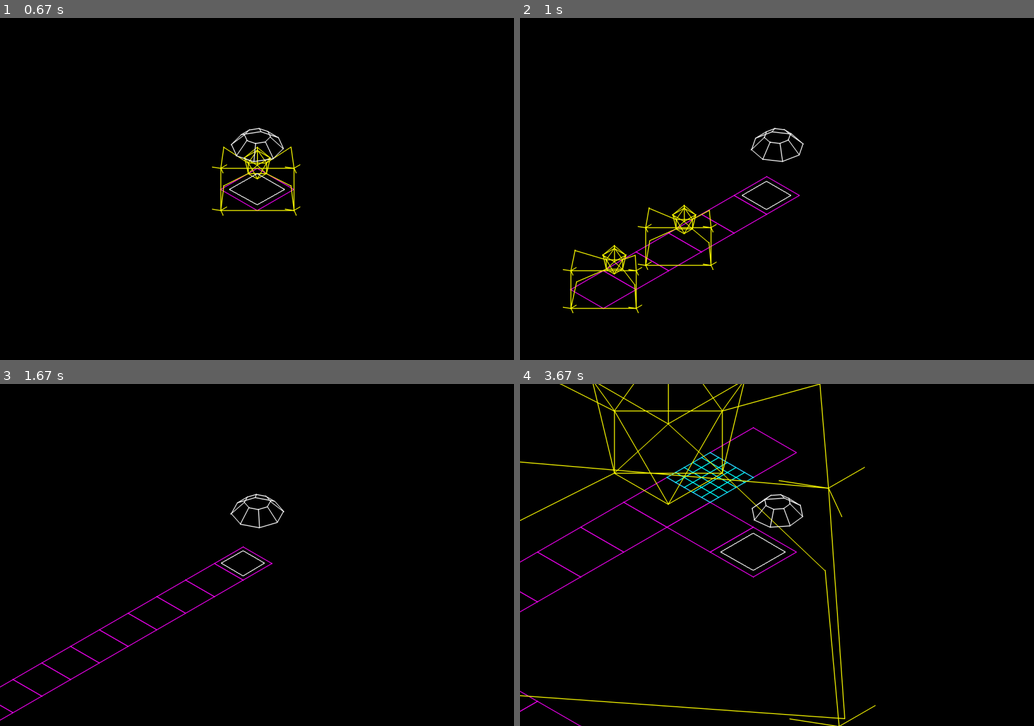
Above: before the commit, frames 1-4 (two rows, left to right).
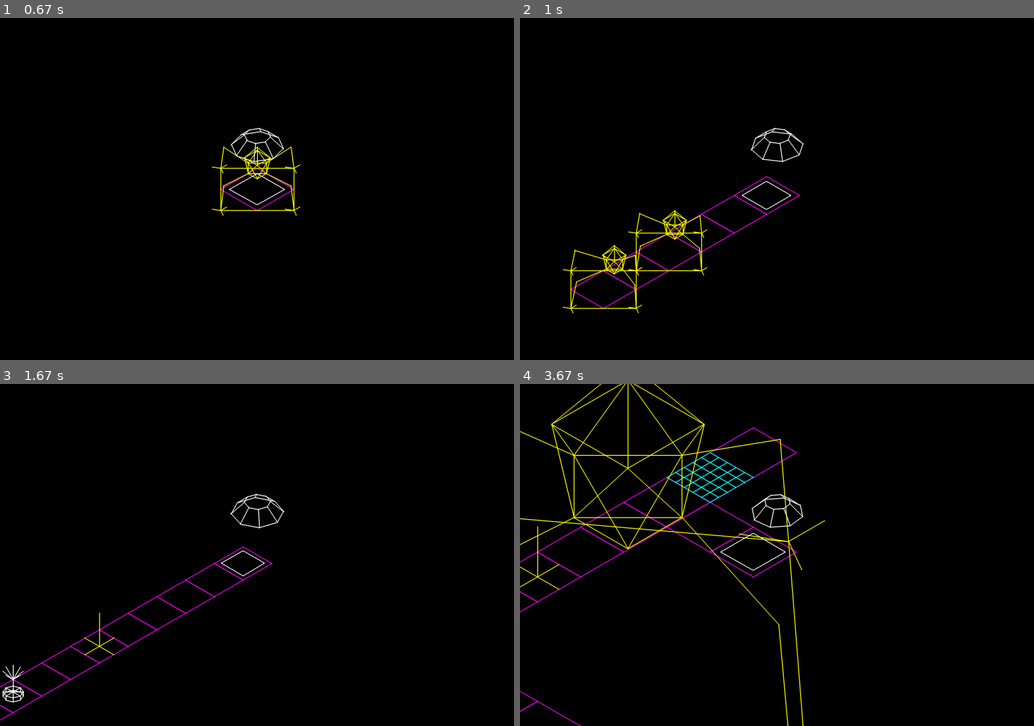
Above: after the commit, the same moments.

Repository: MathewKJ2048/pygame-jam-spring-2025
Game: pygame game, started from src/main.py
The game is run twice, just before and just after one commit, with the same random seed, the same clock (stepped at 60 frames per second) and the same inputs.
Inputs:
- Up to frame 1 (0.67 s): tap B at 0.33 s
- Up to frame 2 (1 s): hold T from 0.67 s (still down); hold Right from 0.67 s (still down); tap B at 0.82 s
- Up to frame 3 (1.67 s): release T at 1.13 s; release Right at 1.13 s; hold T 1.17-1.63 s; hold Right 1.17-1.63 s; tap E at 1.32 s
- Up to frame 4 (3.67 s): hold Right 1.67-2.13 s; tap S at 1.82, 3.15 s; hold Up 2.17-2.47 s; tap B at 2.32 s; hold Right 2.5-2.97 s; tap E at 2.65 s; hold Left 3-3.53 s; hold Down from 3.57 s (still down)

Frame 1 is identical in both runs. In frame 2, 0.9% of the frame differs, in the area x 21-39%, y 54-76%; in frame 3, 0.3%; in frame 4, 4.7%, in the area x 0-70%, y 0-100%.

Commit message:
bug fix for object placement, code for connections and ports

Diff:
--- a/src/bug.py
+++ b/src/bug.py
@@ -58,8 +58,6 @@
 			opp = (i+self.N//2)%self.N
 			L = (self.BASE[i] - self.leg_positions_relative[i]).length()
 			alright = 1.1*L<self.L1+self.L2
-			assert type(alright)==bool
-			log("alright"+str(i),str(alright))
 			if (nb1 not in movement and nb2 not in movement and opp not in movement) or not alright:
 				movement.append(i)
 		return movement
--- a/src/engine.py
+++ b/src/engine.py
@@ -5,3 +5,5 @@
 	energy_rate = 1
 	def get_energy(dt):
 		return Engine.energy_rate*dt
+	def get_color(self):
+		return YELLOW
--- a/src/game.py
+++ b/src/game.py
@@ -2,6 +2,8 @@
 from builder import *
 from space import *
 from bug import *
+from engine import *
+from tower import *
 
 
 class Game:
@@ -14,6 +16,7 @@
 		self.camera_angle = math.pi/6
 		self.camera_level = 0
 		self.builder = Builder()
+		self.particles = []
 
 	def scale(self):
 		return SUBDIVISION**(self.camera_level)
@@ -25,14 +28,23 @@
 		self.init_space_at_builder()
 
 		for o in self.objects:
-			o.evolve(dt)
+			if type(o) in [Bug]:
+				o.evolve(dt)
 			if type(o)==Bug:
 				o.set_parent(self.get_current_space(o))
 
 		target = self.builder.level-1
 		self.camera_level = lerp_approach(self.camera_level,target,abs(self.camera_level-target),dt)
 		self.camera = self.builder.r.copy()
-		log("game level",self.camera_level)
+
+		num_types = {}
+		for o in self.objects:
+			key = str(type(o))
+			if key in num_types:
+				num_types[key]+=1
+			else:
+				num_types[key]=1
+		log("object-readout",str(num_types))
 
 	def exit(self):
 		self.running = False
@@ -53,19 +65,37 @@
 		space = self.get_current_space(self.builder)
 		if not space:
 			return
+		if not space.is_free():
+			return
 		space.subdivide()
 		for c in space.children:
 			self.spaces.append(c)
 
-	def place_bug(self):
+	def place_object(self,o):
 		space = self.get_current_space(self.builder)
 		if not space:
-			return
+			return False
+		if not space.is_free():
+			return False
+		o.r = space.r.copy()
+		o.set_parent(space)
+		space.children.append(o)
+		self.objects.append(o)
+		return True
+
+	def place_bug(self):
 		b = Bug()
-		b.r = self.builder.r.copy()
-		b.set_parent(space)
-		b.target = self.builder
-		self.objects.append(b)
+		if self.place_object(b):
+			b.target = self.builder
+
+
+	def place_engine(self):
+		e = Engine()
+		self.place_object(e)
+
+	def place_tower(self):
+		t = Tower()
+		self.place_object(t)
 
 
 	def builder_in_space(self):
--- a/src/main.py
+++ b/src/main.py
@@ -24,6 +24,10 @@
 					game.expand()
 				if event.key == pygame.K_b:
 					game.place_bug()
+				if event.key == pygame.K_e:
+					game.place_engine()
+				if event.key == pygame.K_t:
+					game.place_tower()
 
 		pressed_keys = pygame.key.get_pressed()
 		game.builder.v = Vector2(0,0)
@@ -38,8 +42,7 @@
 		if game.builder.v.length() > 0:
 			game.builder.v = game.builder.v.normalize()
 		game.builder.v*=VELOCITY
-		log("r",str(game.builder.r))
-		log("number of children",len(game.spaces))
+		log("number of spaces",len(game.spaces))
 
 		log("framerate:",round(1/dt))
 		game.evolve(dt)
--- a/src/object.py
+++ b/src/object.py
@@ -23,3 +23,63 @@
 class PlacedObject(GameObject):
 	def size(self):
 		return SUBDIVISION**(-self.level+1)
+
+class Port:
+	def __init__(self,parent,r):
+		self.parent = parent
+		self.r = r # position of port relative to parent
+		self.connection = None # reference to connected port
+	def get_r():
+		return self.parent.r+self.r*self.parent.size()
+	def is_free(self):
+		return self.connection == None
+	def connect(self,p):
+		p.connection = self
+		self.connection = p
+	def disconnect(self):
+		self.connection.connection = None
+		self.connection = None
+	def get_connected_object(self):
+		return self.connection.parent
+
+class PoweredObject(PlacedObject):
+	PORT_NUM = 4
+	def __init__(self):
+		super().__init__()
+		self.PORTS = [Port(Vector3(0,0,0)) for i in range(type(self).PORT_NUM)]
+
+	def get_connected_objects(self):
+		return [p.connection.parent for p in self.PORTS]
+
+	def get_free_ports(self):
+		fp = []
+		for p in self.ports:
+			if p.is_free():
+				fp.append(c)
+		return fp
+
+	def connect(self,o):
+		if o in self.get_connected_objects():
+			return False
+		fp_s = self.get_free_ports()
+		fp_o = o.get_free_ports()
+		if len(fp_o)==0 or len(fp_s)==0:
+			return False
+		def key(pp):
+			p1, p2 = pp
+			return (p1.get_r()-p2.get_r()).length()
+		# sort pairs of free ports by distance, extract closest pair
+		po, ps = [(pu,pv) for pu in fp_s for pv in fp_o].sort(key=key)[0]
+		po.connect(ps)
+		return True
+
+	def disconnect(self,o):
+		if o not in self.get_connected_objects():
+			return False
+		if self not in o.get_connected_objects():
+			return False
+		for pu in o.ports:
+			for pv in self.ports:
+				if pu.get_connected_object() == self and pv.get_connected_object() == o:
+					pu.disconnect(pv)
+					return True
--- a/src/space.py
+++ b/src/space.py
@@ -34,3 +34,9 @@
 				s.r = self.r - (I+J)*self.size()/2 + (I+J)*new_size/2 + i*I*new_size + j*J*new_size
 				self.children.append(s)
 		return True
+
+	def is_free(self):
+		for c in self.children:
+			if type(c)!=Space:
+				return False
+		return True
--- a/src/tower.py
+++ b/src/tower.py
@@ -1 +1,25 @@
 from conf import *
+from object import *
+
+class Tower(PlacedObject):
+	MAX_CONNECTIONS = 8
+	RANGE = 2
+	def get_lines(self):
+		tower_base = K3/8
+		tower_top = K3/2
+
+		n = Tower.MAX_CONNECTIONS
+		base = [unit_vector3(i*2*math.pi/n) for i in range(n)]
+		pedestal_low = [b/4 for b in base]
+		pedestal_high = [b/4+tower_base for b in base]
+		pedestal = [(pedestal_high[i],pedestal_low[i]) for i in range(n)]+make_pair_list(pedestal_high)+make_pair_list(pedestal_low)+[(pedestal_high[i],tower_base) for i in range(n)]
+
+		tower_arm_tips = [b/4+3*K3/4 for b in base]
+		tower = [(tower_base,tower_top)]+[(tower_top,t) for t in tower_arm_tips]
+		return pedestal+tower
+		pass
+
+class HighTower(PlacedObject):
+	MAX_CONNECTIONS = 3
+	RANGE = 8
+	pass
